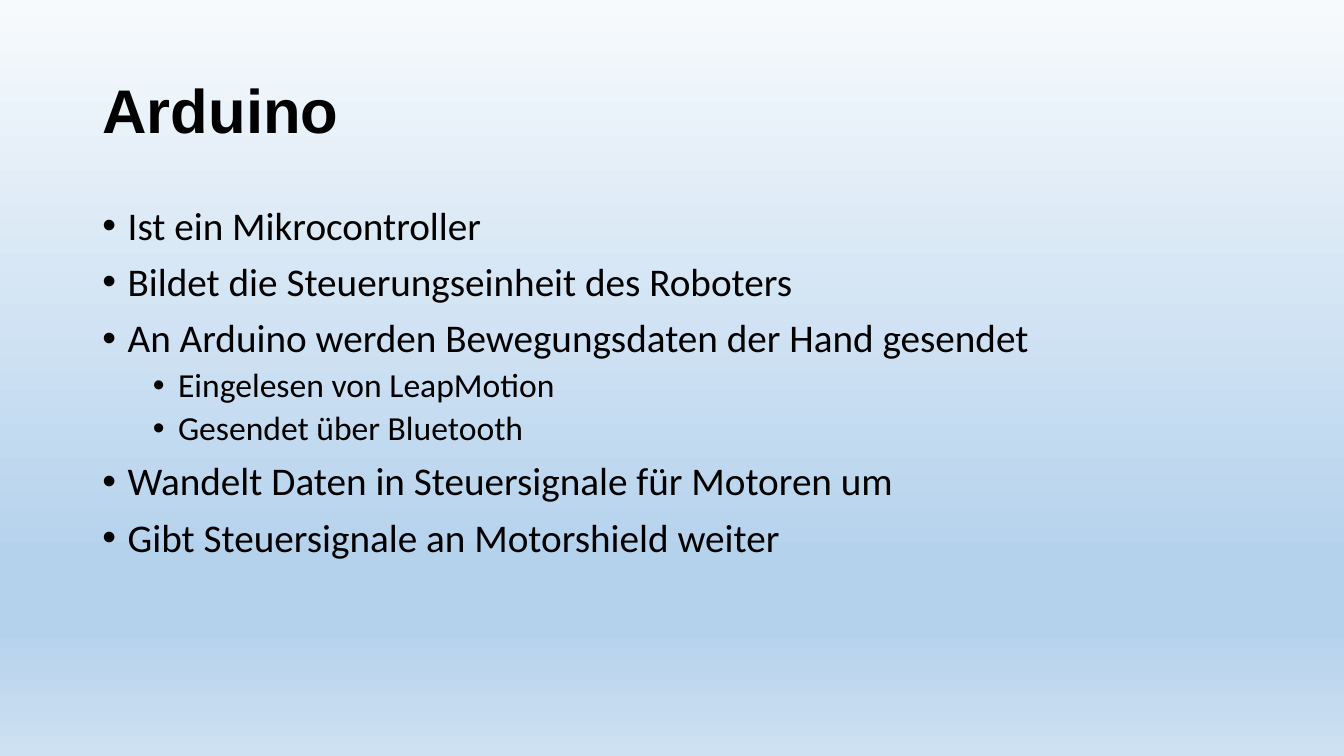
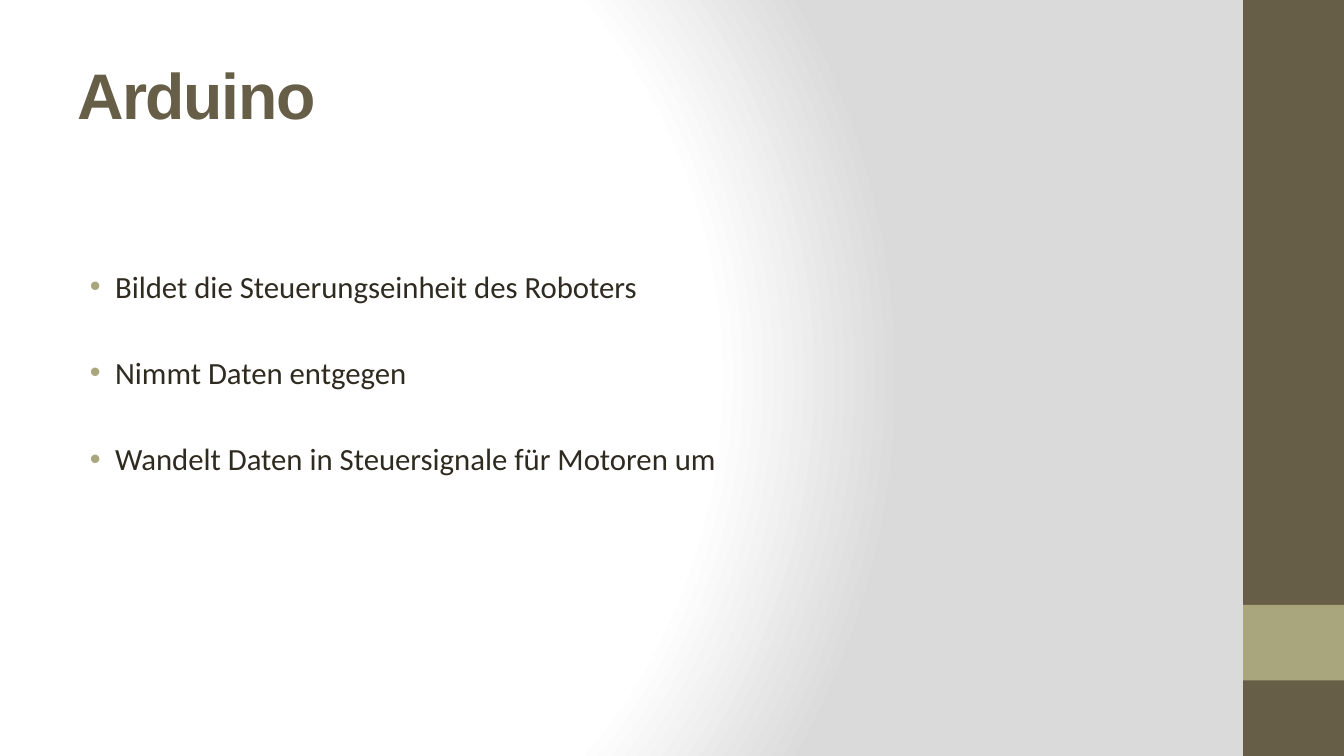
Before and after one commit to LeapMotionRobotTeam/Projekt-Roboter_mit_LeapMotion, a slide deck: slide 10 of Allgemeines/praesentation.pptx. Drawn at 1344x756 pixels with LibreOffice and Linux fonts; fonts in the diff are those of the drawing. Boxes give left, top, right and bottom in pixels: in the first picture for what was removed or moved away, otherwise in the second. Text is boxed around its words. In the diff, an @@ line names an element or a change of style, - is before the commit and + after.

```diff
--- a/Allgemeines/praesentation.pptx
+++ b/Allgemeines/praesentation.pptx
@@ background gradient #F7FAFD to #B5D2EC to #CEE1F2 to gradient #FFFFFF to #DADADA @@
@@ rectangle added at [1243, 0, 1344, 756], fill #675E47 @@
@@ title "Arduino": place and size @@
-title "Arduino" at [102, 88, 338, 134]
+title "Arduino" at [77, 72, 315, 120]
@@ title "Arduino" at [77, 72, 315, 120]: size 44 to 46 pt, text colour #000000 to #675E47, letter spacing 0 to -1 pt; line spacing 0.9 to 1 @@
@@ text "Bildet die Steuerungseinheit des Roboters": place and size @@
-text "Bildet die Steuerungseinheit des Roboters" at [128, 212, 1029, 559]
+text "Bildet die Steuerungseinheit des Roboters" at [115, 276, 716, 476]
@@ text at [128, 212, 481, 241]: paragraph removed @@
-• Ist ein Mikrocontroller
@@ text at [115, 276, 716, 476]: size 28 to 22 pt, text colour #000000 to #2F2B20 in "Bildet die Steuerungseinheit des Roboters", "Wandelt Daten in Steuersignale für Motoren um"; indent changed; line spacing 0.9 to 1; less space between paragraphs @@
@@ text at [115, 363, 407, 390]: text changed; size 28 to 22 pt; text colour #000000 to #2F2B20 @@
-• An Arduino werden Bewegungsdaten der Hand gesendet
-  • Eingelesen von LeapMotion
-  • Gesendet über Bluetooth
+• Nimmt Daten entgegen
@@ text at [128, 524, 780, 559]: paragraph removed @@
-• Gibt Steuersignale an Motorshield weiter
@@ rectangle added at [1243, 605, 1344, 681], fill #A9A57C @@
```
Also in this commit, not shown: 13 other slides changed, 9 slides added.
